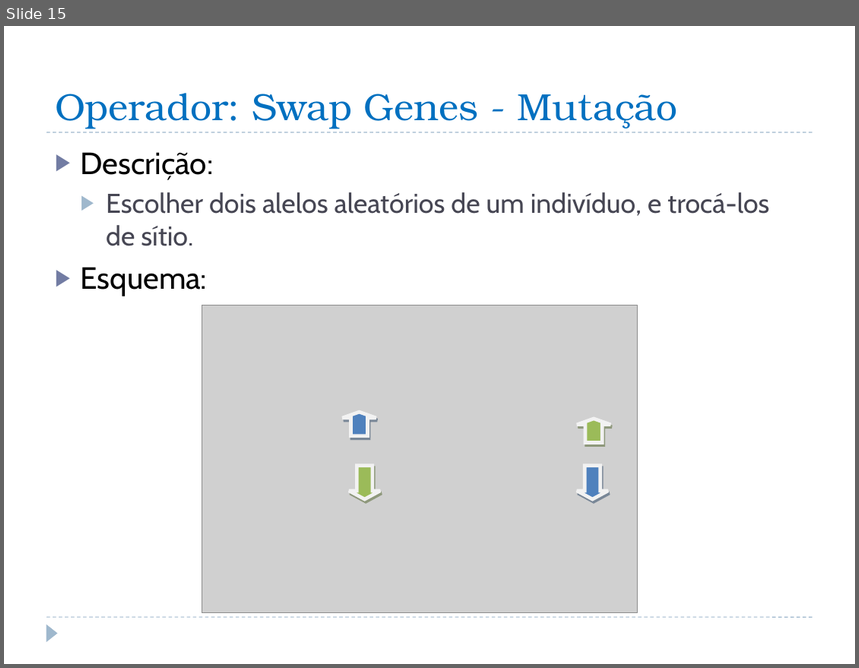
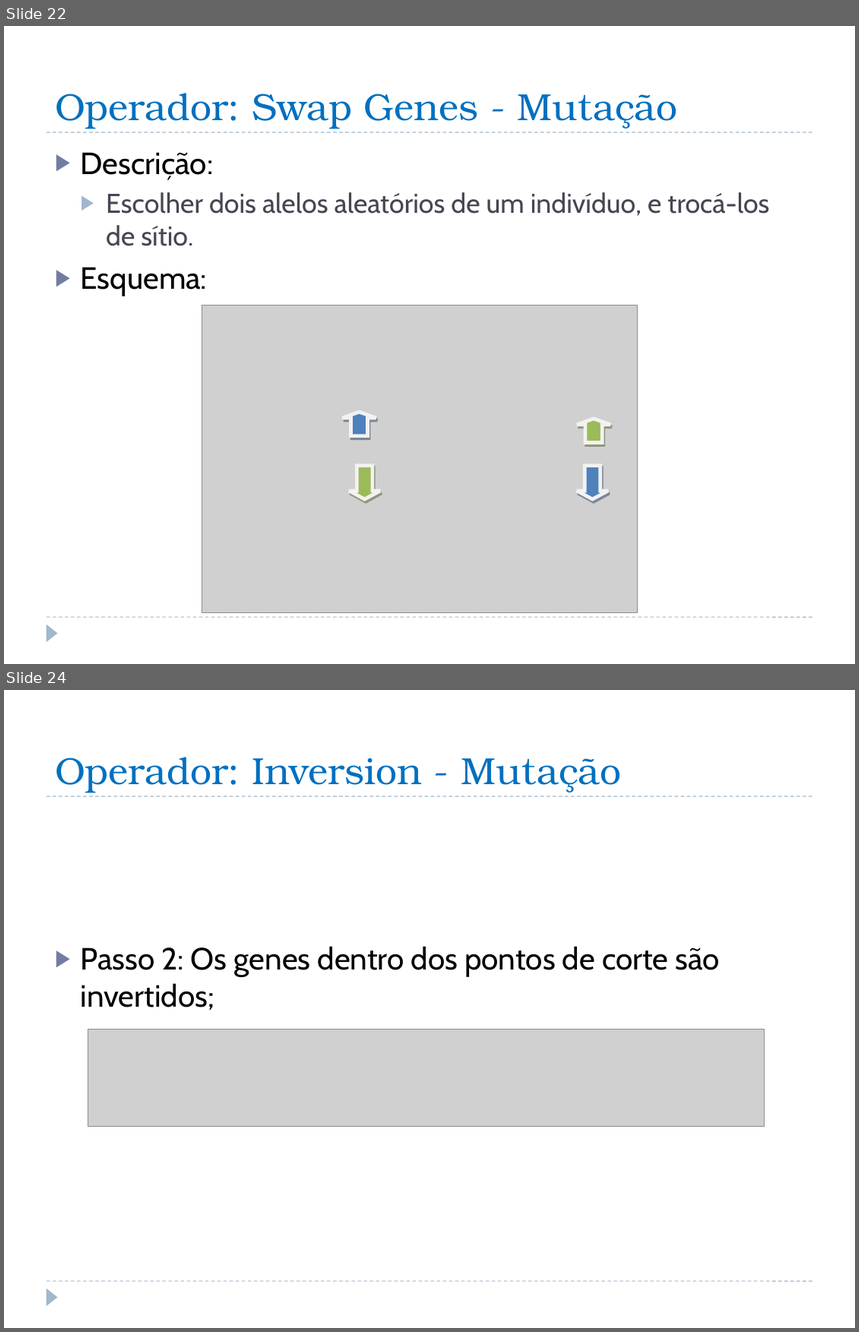
Before and after one commit to iptomar/inovative_11-12, a slide deck: versao03/CaixeiroViajante_apresentacao.pptx. Shown one above the other, each under a label of ours: slide 15 before the commit, slides 22 and 24 after it; the slides between them are not shown. The pictures are 859x668 and 859x1332 pixels, drawn with LibreOffice and Linux fonts; fonts in the diff are those of the drawing; grey boxes stand for pictures. Boxes give left, top, right and bottom in pixels: in the first picture for what was removed or moved away, otherwise in the second. Text is boxed around its words. In the diff, an @@ line names an element or a change of style, - is before the commit and + after.

Commit message:
Entrega de Operador PMX e Inversion

```diff
--- a/versao03/CaixeiroViajante_apresentacao.pptx
+++ b/versao03/CaixeiroViajante_apresentacao.pptx
@@ slide 24 added at [4, 690, 855, 1328], background #FFFFFF; not listed: 3 template elements that a slide beside it also shows @@
@@ title added at [55, 757, 622, 793], 32 pt, text #0070C0 @@
+Operador: Inversion - Mutação
@@ text added at [81, 946, 720, 1010], 26 pt, text #000000 @@
+▶ Passo 2: Os genes dentro dos pontos de corte são invertidos;
@@ picture added at [88, 1030, 764, 1128] @@
@@ what was slide 15 is now slide 22 @@
```
Also in this commit, not shown: 5 slides changed, 9 other slides added, 10 other files.
